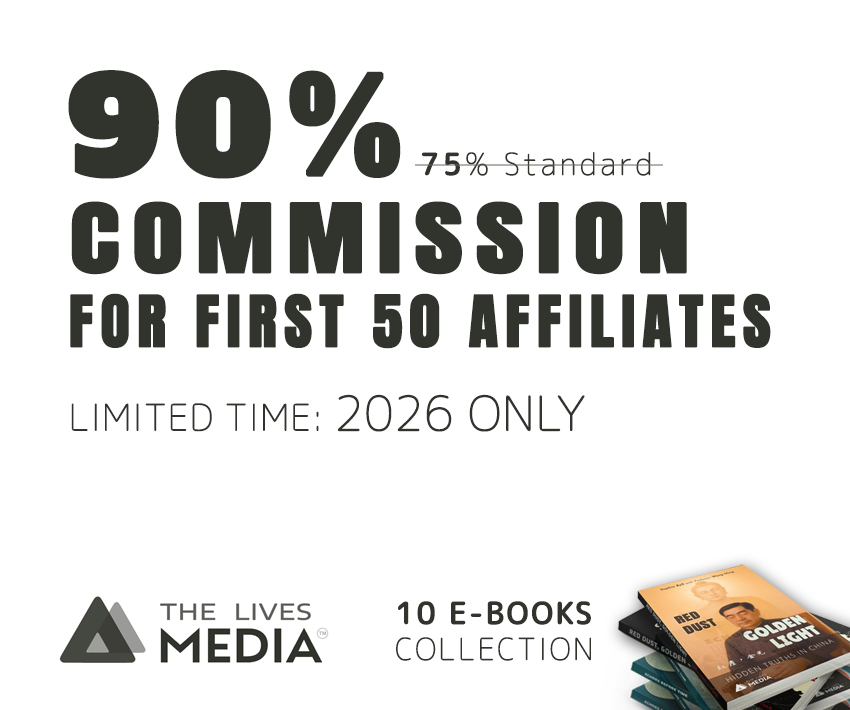
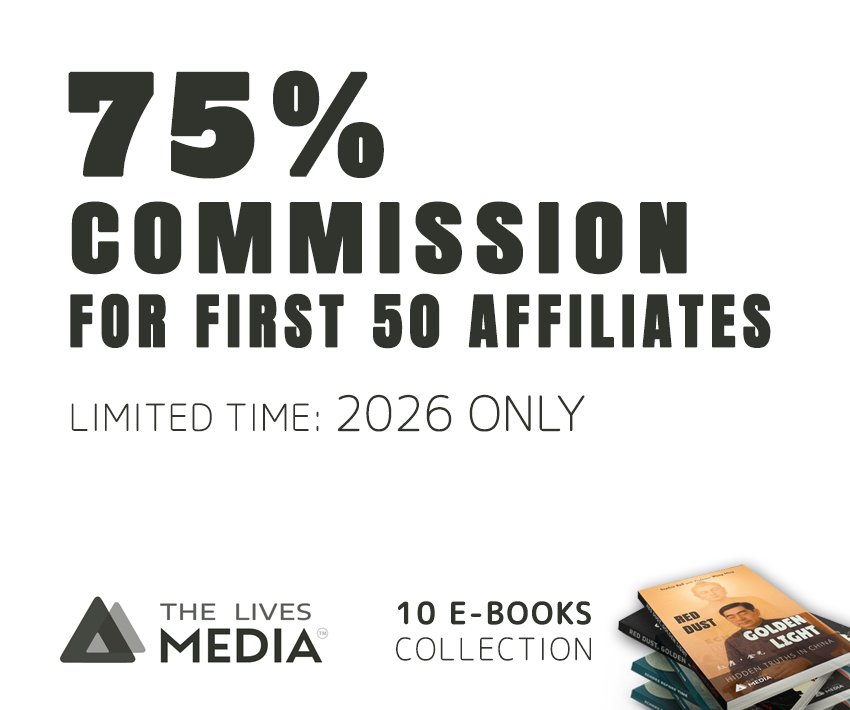
Layers edited between the first and the second 850×710 image:
renamed "90%" to "75%", painted on it over [68, 70, 401, 179]
hid "line_for_75%" over [415, 164, 663, 166]
hid "75% Standard" over [421, 151, 651, 176]